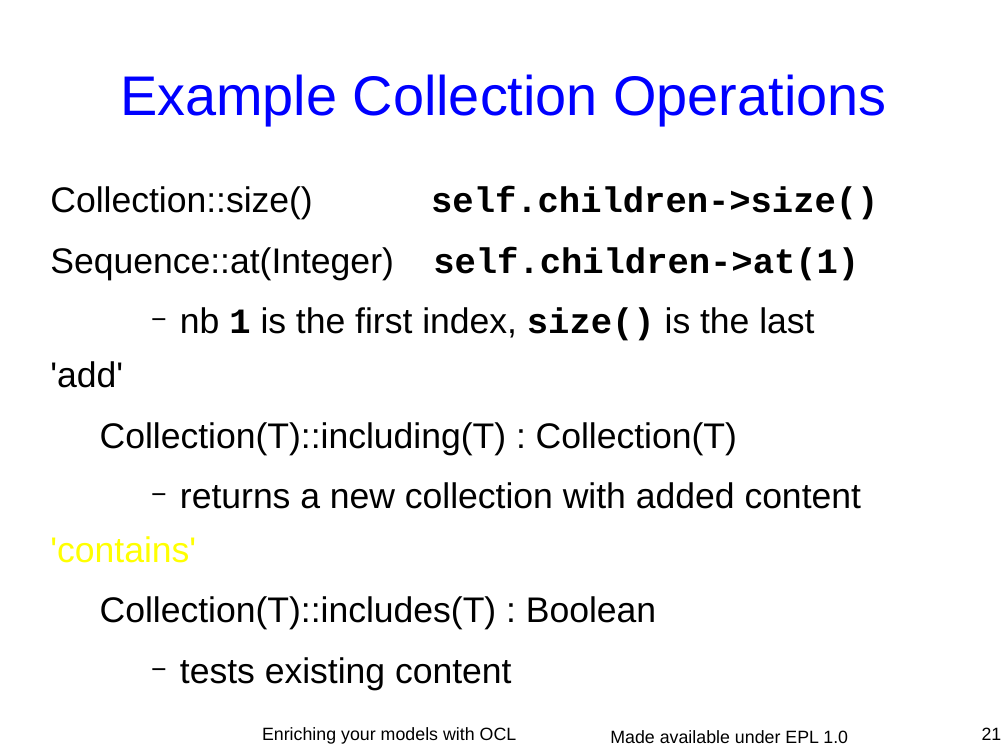
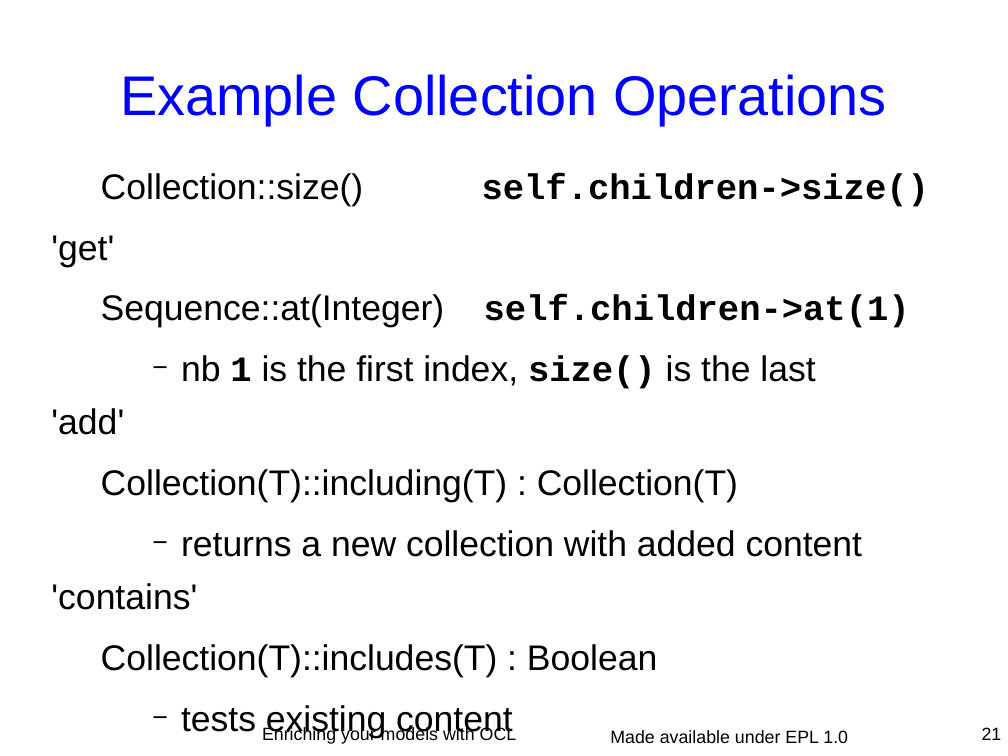
Before and after one commit to eclipse-ocl/ocl-website, a slide deck: slide 21 of ocl/docs/publications/ESE2010LongTalk/EnrichingWithOCL.odp. Drawn at 1008x756 pixels with LibreOffice and Linux fonts; fonts in the diff are those of the drawing. Boxes give left, top, right and bottom in pixels: in the first picture for what was removed or moved away, otherwise in the second. Text is boxed around its words. In the diff, an @@ line names an element or a change of style, - is before the commit and + after.

```diff
--- a/ocl/docs/publications/ESE2010LongTalk/EnrichingWithOCL.odp
+++ b/ocl/docs/publications/ESE2010LongTalk/EnrichingWithOCL.odp
@@ text "Collection::size() self.children->size()": place and size @@
-text "Collection::size() self.children->size()" at <box>50,186,878,690</box>
+text "Collection::size() self.children->size()" at <box>51,173,929,738</box>
@@ text at <box>51,235,114,267</box>: paragraph added @@
+'get'
@@ text at <box>51,583,197,610</box>: text colour #FFFF00 to #000000 in "'contains'" @@
```
Also in this commit, not shown: 7 other slides changed.
